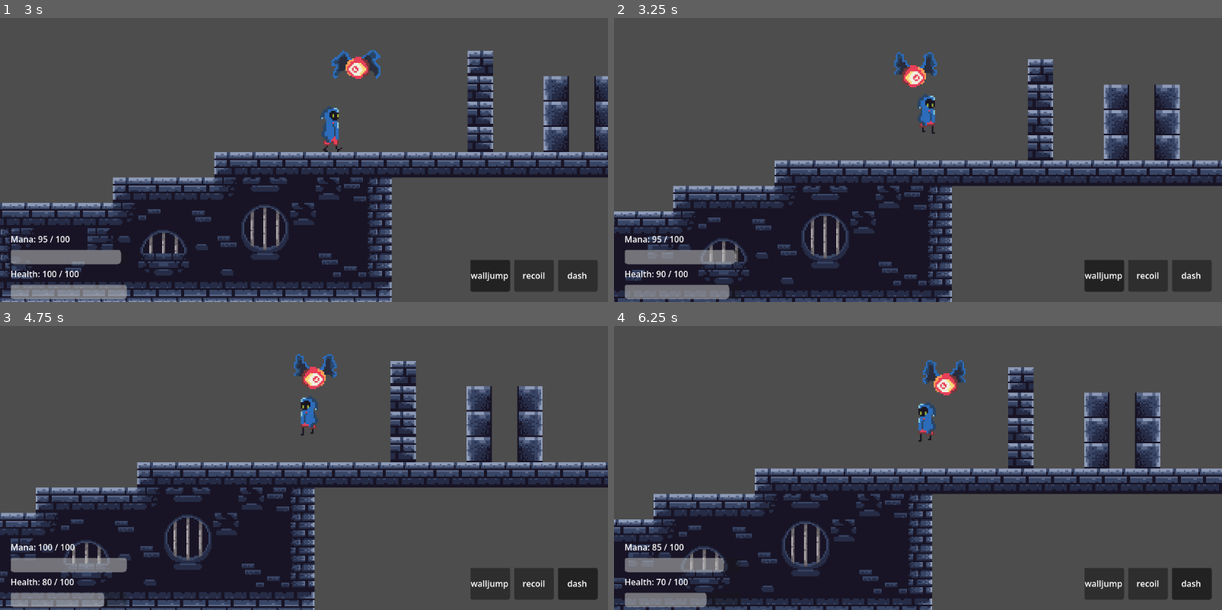
Above: before the commit, frames 1-4 (two rows, left to right).
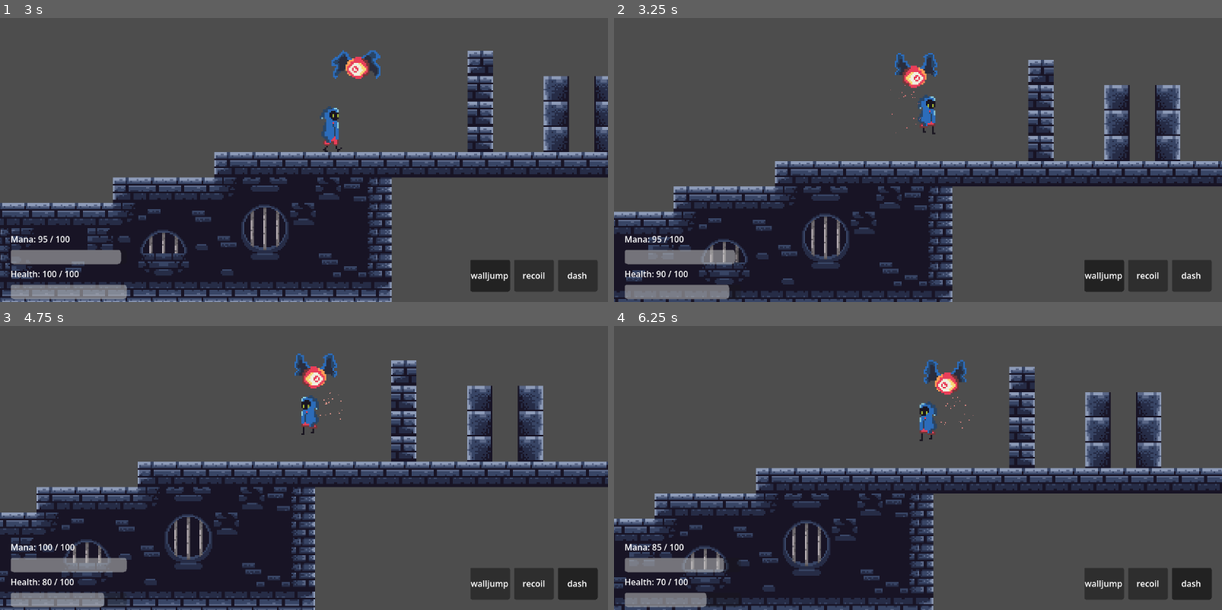
Above: after the commit, the same moments.

Repository: TathyaBarot2808/Godot_Game
Game: Godot game, scene res://scenes/game_sc.tscn
The game is run twice, just before and just after one commit, with the same random seed, the same clock (stepped at 60 frames per second) and the same inputs.
Inputs (mouse positions are in pixels of both pictures, inside the frame that each line leads up to):
- Up to frame 1 (3 s): move the mouse to (437, 114) at 0.52 s; hold D (move_right) 0.53-2.03 s; tap Shift (dash) at 0.6 s; tap Space (jump) at 0.77, 1.52 s; move the mouse to (182, 148) at 1.27 s; right-click (182, 148) at 1.35 s; move the mouse to (364, 54) at 2.02 s; hold A (move_left) 2.03-2.78 s; click (364, 54) at 2.1 s; move the mouse to (273, 199) at 2.77 s; hold D (move_right) from 2.78 s (still down); tap 1 (slot_1) at 2.85 s
- Up to frame 2 (3.25 s): keep holding D (move_right); tap Space (jump) at 3.02 s
- Up to frame 3 (4.75 s): move the mouse to (486, 490) at 3.52 s; tap 2 (slot_2) at 3.6 s; tap Space (jump) at 3.77, 4.52 s; move the mouse to (121, 388) at 4.27 s; release D (move_right) at 4.28 s; hold A (move_left) from 4.28 s (still down); tap 3 (slot_3) at 4.35 s
- Up to frame 4 (6.25 s): move the mouse to (948, 439) at 5.02 s; release A (move_left) at 5.03 s; hold D (move_right) 5.03-5.78 s; tap Shift (dash) at 5.1 s; move the mouse to (826, 354) at 5.77 s; hold A (move_left) from 5.78 s (still down); right-click (826, 354) at 5.85 s; tap Space (jump) at 6.02 s

Frame 1 is identical in both runs. In frame 2, 4.5% of the frame differs, in the area x 0-100%, y 12-100%; in frame 3, 4.6%; in frame 4, 6.2%, in the area x 0-100%, y 11-100%.

Commit message:
Added Hit effects for player

Diff:
--- a/scenes/player_sc.tscn
+++ b/scenes/player_sc.tscn
@@ -253,6 +253,10 @@
 "speed": 5.0
 }]
 
+[sub_resource type="Gradient" id="Gradient_player_hit"]
+offsets = PackedFloat32Array(0, 0.7, 1)
+colors = PackedColorArray(1, 0.8235294, 0.72156864, 1, 0.90588236, 0.23137255, 0.3019608, 1, 0.37254903, 0.05882353, 0.09411765, 0)
+
 [sub_resource type="AtlasTexture" id="AtlasTexture_wi62w"]
 atlas = ExtResource("5_orbwo")
 region = Rect2(0, 0, 32, 32)
@@ -332,6 +336,24 @@
 [node name="Mana" parent="." unique_id=236815105 instance=ExtResource("3_mana")]
 
 [node name="Health" parent="." unique_id=236815106 instance=ExtResource("16_health")]
+
+[node name="HitParticles" type="CPUParticles2D" parent="." unique_id=236815107]
+z_index = 1
+position = Vector2(8, -18)
+scale = Vector2(4, 4)
+emitting = false
+amount = 20
+lifetime = 0.38
+one_shot = true
+explosiveness = 1.0
+randomness = 0.9
+spread = 165.0
+gravity = Vector2(0, 260)
+initial_velocity_min = 36.0
+initial_velocity_max = 96.0
+scale_amount_min = 1.6
+scale_amount_max = 2.6
+color_ramp = SubResource("Gradient_player_hit")
 
 [node name="AbilitiesManager" type="Node" parent="." unique_id=999001]
 script = ExtResource("10_abilities")
--- a/scripts/enemy.gd
+++ b/scripts/enemy.gd
@@ -47,6 +47,7 @@
 	get_parent().add_child(projectile)
 	projectile.global_position = shoot_point.global_position
 	projectile.direction = (player.global_position - shoot_point.global_position).normalized()
+
 	projectile.rotation = projectile.direction.angle() + PI
 	_shoot_timer = 0.0
 
@@ -106,8 +107,8 @@
 		return
 	if is_instance_valid(_hit_flash_tween):
 		_hit_flash_tween.kill()
-	animated_sprite.modulate = hit_flash_color
-	_hit_flash_tween = create_tween()
+	animated_sprite.modulate = hit_flash_color #Tint color applied on top of the sprite
+	_hit_flash_tween = create_tween() # Creating new tween object which is something that smoothly changes a value overtime
 	_hit_flash_tween.tween_property(animated_sprite, "modulate", Color.WHITE, hit_flash_duration)
 
 func _shake_player_camera() -> void:
--- a/scripts/player_move.gd
+++ b/scripts/player_move.gd
@@ -39,10 +39,17 @@
 @export var WALK_ANIMATION_MIN_SCALE: float = 0.85
 @export var WALK_ANIMATION_MAX_SCALE: float = 2.2
 
+@export_group("Hit Feedback")
+@export var player_hit_flash_color: Color = Color(1.0, 0.45, 0.45, 1.0)
+@export var player_hit_flash_duration: float = 0.08
+@export var player_hit_shake_strength: float = 6.0
+@export var player_hit_shake_duration: float = 0.14
+
 var jump_buffer_timer: float = 0.0
 var coyote_timer: float = 0.0
 var is_dashing: bool = false
 var is_wall_sliding: bool = false
+var _hit_flash_tween: Tween = null
 
 var is_shooting_action_active: bool = false
 var stored_shoot_direction: Vector2 = Vector2.ZERO
@@ -56,6 +63,7 @@
 @onready var mana: Node2D = $Mana
 @onready var health: HealthComponent = $Health
 @onready var camera_follow: Camera2D = $Camera2D
+@onready var hit_particles: CPUParticles2D = $HitParticles
 @onready var fire_point: Node2D = $FirePoint
 @onready var shoot_effect: AnimatedSprite2D = $ShootEffectSprite
 @onready var _dash_comp: Node = $AbilitiesManager/dash
@@ -112,6 +120,12 @@
 		return
 
 	var direction := (get_global_mouse_position() - fire_point.global_position).normalized()
+	#if direction.x < 0:
+		#animated_sprite.flip_h = true
+	#elif direction.x > 0:
+		#animated_sprite.flip_h = false
+
+
 	var started: Variant = abilities.execute("shoot", {"direction": direction})
 	if started == true:
 		mana.spend(mana.shoot_cost)
@@ -191,8 +205,16 @@
 	pass
 
 func _on_player_damaged(amount: float, current: float, max_value: float) -> void:
+	if hit_particles != null:
+		hit_particles.restart()
+		hit_particles.emitting = true
+	if is_instance_valid(_hit_flash_tween):
+		_hit_flash_tween.kill()
+	animated_sprite.modulate = player_hit_flash_color
+	_hit_flash_tween = create_tween()
+	_hit_flash_tween.tween_property(animated_sprite, "modulate", Color.WHITE, player_hit_flash_duration)
 	if camera_follow != null and camera_follow.has_method("shake"):
-		camera_follow.shake()
+		camera_follow.shake(player_hit_shake_strength, player_hit_shake_duration)
 
 func _tick_coyote(delta: float) -> void:
 	if is_on_floor():
